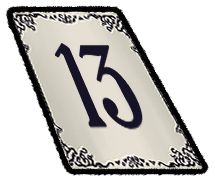
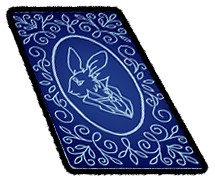
Before/after of a 215×181 layered artwork. What changed in the layer stack:
added layer "VERSO 6.png" above "6 - 1.png" over [5, 8, 208, 174]
hid "6 - 13.png" over [5, 8, 208, 174]
